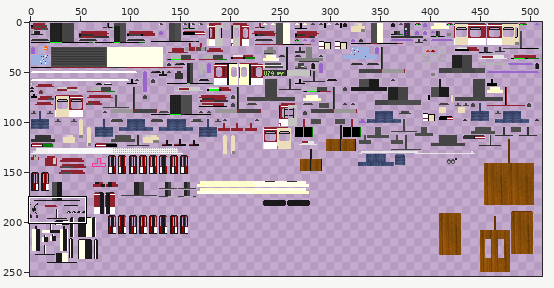
Two versions of one sprite sheet, src/main/resources/assets/tctramsinmotion/textures/trains/B80D_Red.png. The first picture is a wide view before the edit; the outline marks the close-up.
Close-up. First the earlier version:
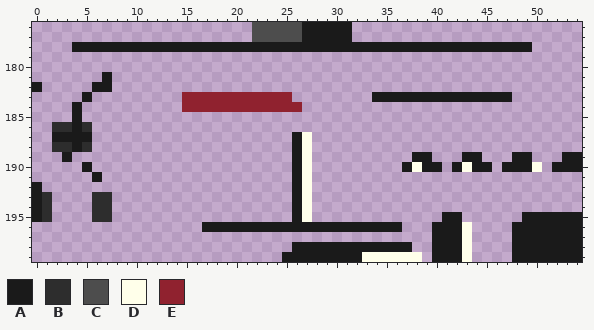
The file is 512x256 pixels. Pixels under 10% opacity are left out. Colours within 5 levels of each other are drawn and written as one. Shown: x 0..54, y 176..199. The wide view leaves out empty margins. The commit also changed other parts of the picture, which this record leaves out.
Palette (. is transparent): A #1a1a1a  B #2d2d2d  C #4d4d4d  D #ffffea  E #90222f
Pixels before, first column x 0:
176 ......................CCCCCAAAAA.......................
177 ......................CCCCCAAAAA.......................
178 ....AAAAAAAAAAAAAAAAAAAAAAAAAAAAAAAAAAAAAAAAAAAAAA.....
179 .......................................................
180 .......................................................
181 .......A...............................................
182 A.....AA...............................................
183 .....A.........EEEEEEEEEEE........AAAAAAAAAAAAAA.......
184 ....A..........EEEEEEEEEEEE............................
185 ....A..................................................
186 ..BBAB.................................................
187 ..AAAA....................AD...........................
188 ..BBAB....................AD...........................
189 ...A......................AD..........AA...AA...AA...AA
190 .....A....................AD.........ADAA.ADAA.AAAD.AAA
191 ......A...................AD...........................
192 A.........................AD...........................
193 AB....BB..................AD...........................
194 AB....BB..................AD...........................
195 AB....BB..................AD.............AA......AAAAAA
196 .................AAAAAAAAAAAAAAAAAAAA...AAAD....AAAAAAA
197 ........................................AAAD....AAAAAAA
198 ..........................AAAAAAAAAAAA..AAAD....AAAAAAA
199 .........................AAAAAAAADDDDDD.AAAD....AAAAAAA
The same view after the edit:
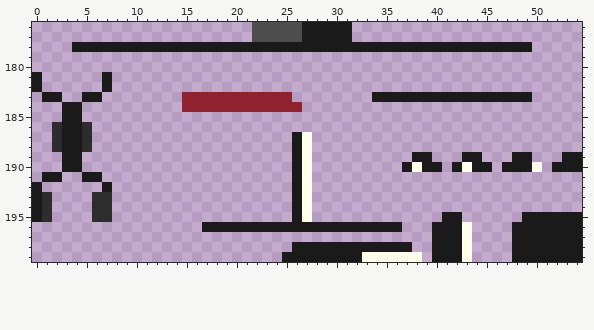
The exact change:
Changed rows in their new state; - is an unchanged pixel.
first column x 0:
181 A-------------------------------------------------
182 ------.-------------------------------------------
183 -AA---A-----------------------------------------AA
184 ---A----------------------------------------------
185 ---A----------------------------------------------
186 ---A----------------------------------------------
187 --B--B--------------------------------------------
188 ---A----------------------------------------------
189 ----A---------------------------------------------
190 ---AA.--------------------------------------------
191 -AA--A--------------------------------------------
192 -------A------------------------------------------
